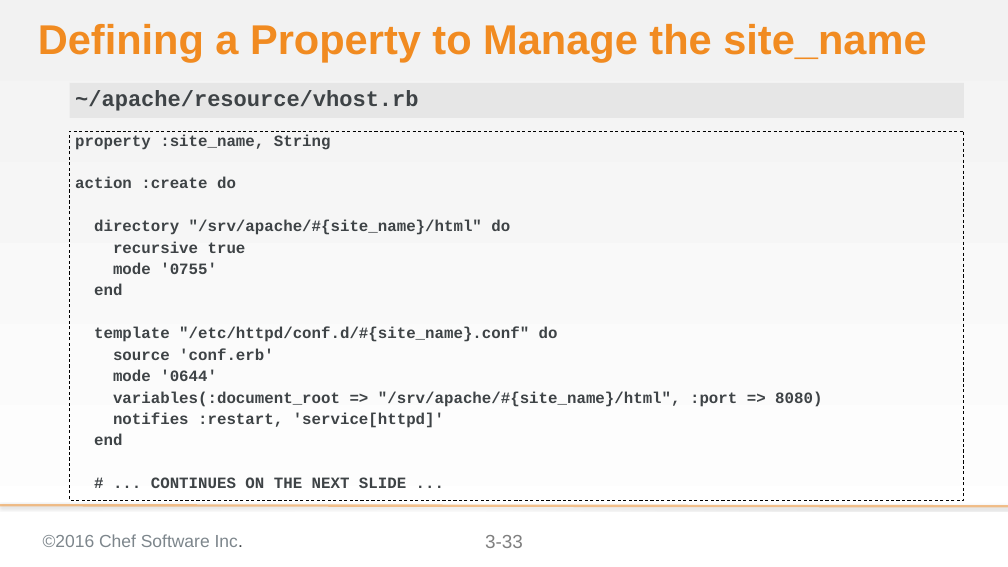
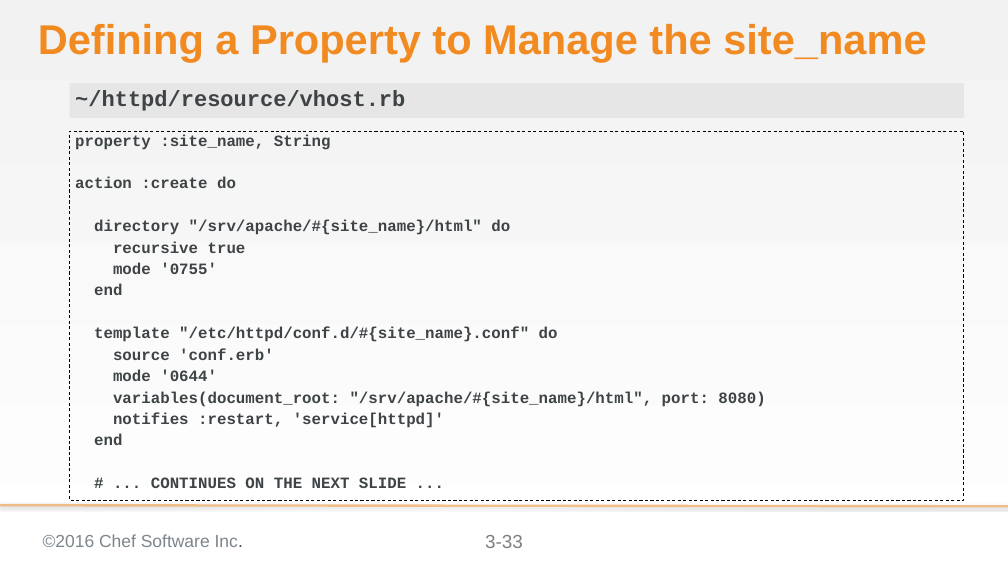
Before and after one commit to chef-training/extending_cookbooks, a slide deck: slide 33 of 03-creating_a_custom_resource.pptx. Drawn at 1008x567 pixels with LibreOffice and Linux fonts; fonts in the diff are those of the drawing; background and template pictures are left out. Boxes give left, top, right and bottom in pixels: in the first picture for what was removed or moved away, otherwise in the second. Text is boxed around its words. In the diff, an @@ line names an element or a change of style, - is before the commit and + after.

Commit message:
Updates to InSpec, the output, cookbook name, and hash syntax
* Changed ServerSpec to InSpec
* Changed ouput to show InSpec feedback from Test Kitchen
* Updated ChefSpec output as well though it was only warnings that were removed
* Renamed the cookbook to 'httpd' so that it works with the TDD content
* Decided to use the newer Ruby hash syntax in all locations

```diff
--- a/03-creating_a_custom_resource.pptx
+++ b/03-creating_a_custom_resource.pptx
@@ text at [75,90,405,111]: text changed @@
-~/apache/resource/vhost.rb
+~/httpd/resource/vhost.rb
@@ text at [113,391,765,407]: text changed @@
-variables(:document_root => "/srv/apache/#{site_name}/html", :port => 8080)
+variables(document_root: "/srv/apache/#{site_name}/html", port: 8080)
```
Also in this commit, not shown: 41 other slides changed.
